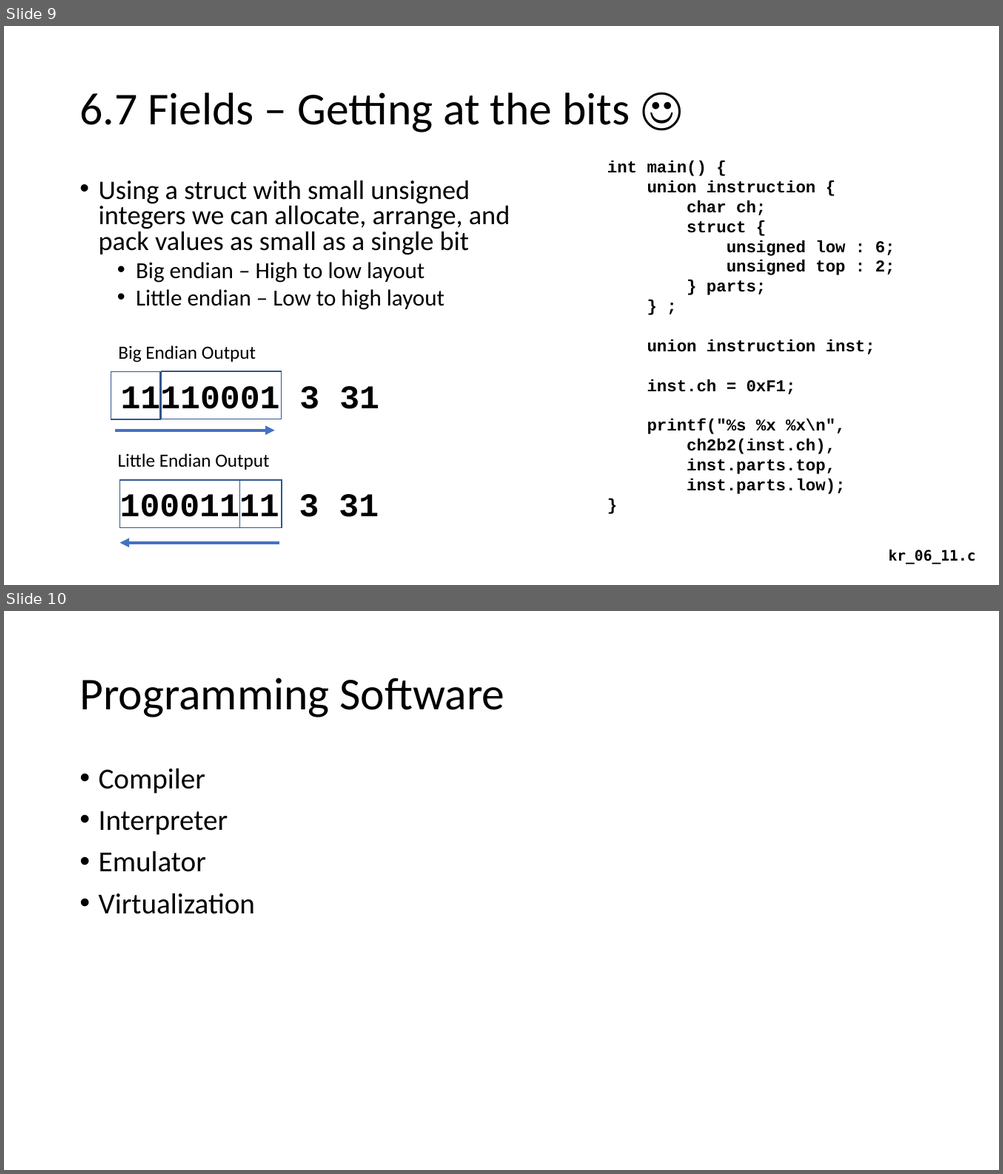
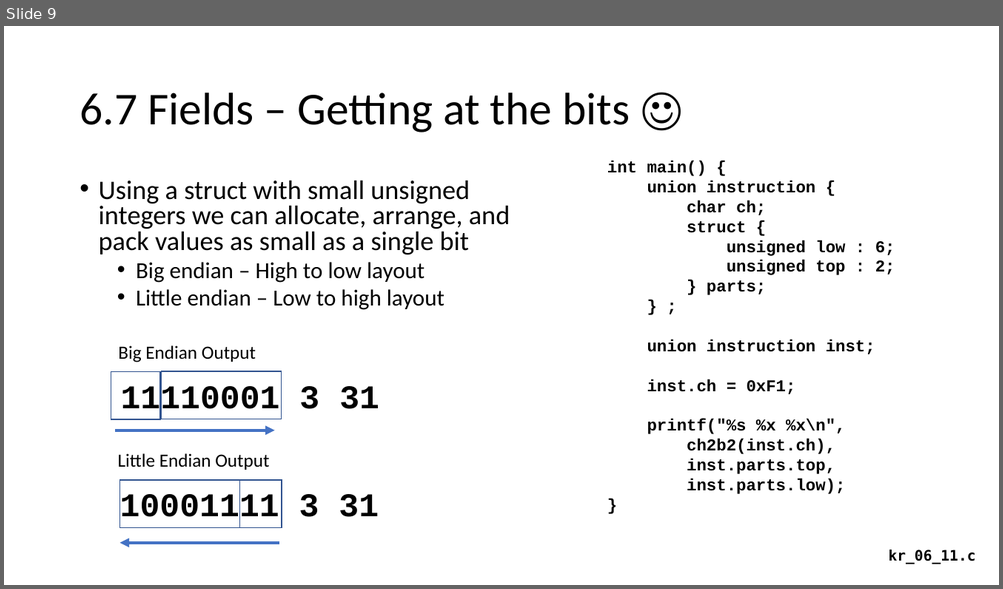
Before and after one commit to csev/ca4e, a slide deck: lectures/save/05-Software-Theory.pptx. Shown one above the other, each under a label of ours: slides 9 and 10 before the commit, slide 9 after it. The pictures are 1003x1174 and 1003x589 pixels, drawn with LibreOffice and Linux fonts; fonts in the diff are those of the drawing. Boxes give left, top, right and bottom in pixels: in the first picture for what was removed or moved away, otherwise in the second. Text is boxed around its words. In the diff, an @@ line names an element or a change of style, - is before the commit and + after.

```diff
--- a/lectures/save/05-Software-Theory.pptx
+++ b/lectures/save/05-Software-Theory.pptx
@@ slide 10 removed at [4, 611, 999, 1170], background #FFFFFF @@
@@ title removed at [79, 678, 505, 718] @@
-Programming Software
@@ text removed at [99, 768, 255, 914] @@
-• Compiler
-• Interpreter
-• Emulator
-• Virtualization
```
Also in this commit, not shown: 9 other slides removed, 18 other files.
